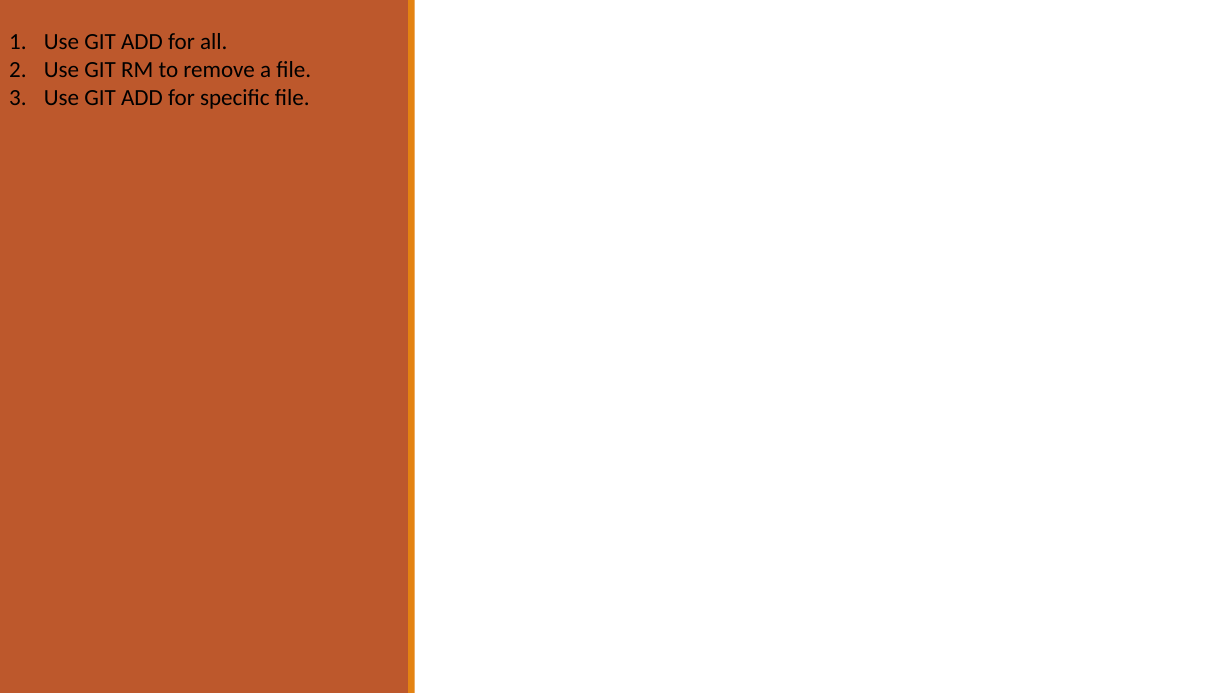
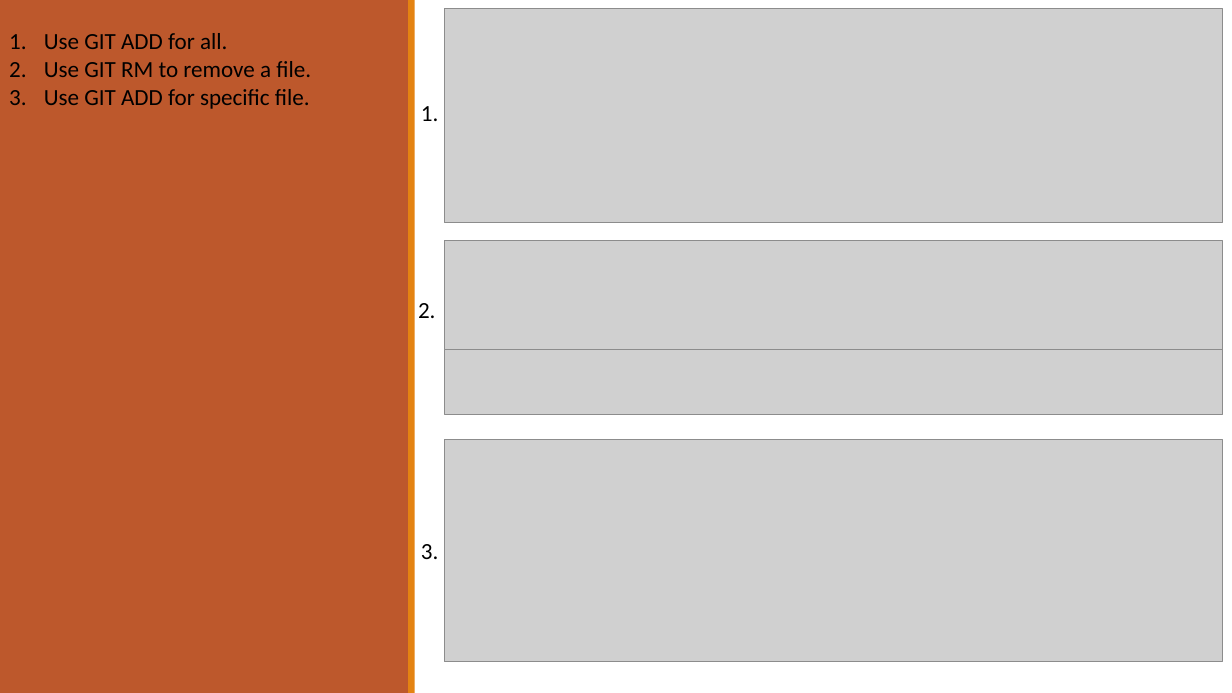
Before and after one commit to yash03/Git-Tutorial, a slide deck: slide 4 of Presentations/Chapter 2/Chapter – 2.pptx. Drawn at 1232x693 pixels with LibreOffice and Linux fonts; fonts in the diff are those of the drawing; grey boxes stand for pictures. Boxes give left, top, right and bottom in pixels: in the first picture for what was removed or moved away, otherwise in the second. Text is boxed around its words. In the diff, an @@ line names an element or a change of style, - is before the commit and + after.

```diff
--- a/Presentations/Chapter 2/Chapter – 2.pptx
+++ b/Presentations/Chapter 2/Chapter – 2.pptx
@@ picture added at [445, 8, 1223, 223] @@
@@ text added at [421, 106, 439, 121], 18 pt, text #000000 @@
+1.
@@ picture added at [445, 240, 1223, 350] @@
@@ text added at [418, 303, 436, 318], 18 pt, text #000000 @@
+2.
@@ picture added at [445, 350, 1223, 415] @@
@@ picture added at [445, 440, 1223, 663] @@
@@ text added at [421, 544, 439, 559], 18 pt, text #000000 @@
+3.
```
Also in this commit, not shown: 2 slides added, 7 other files.
